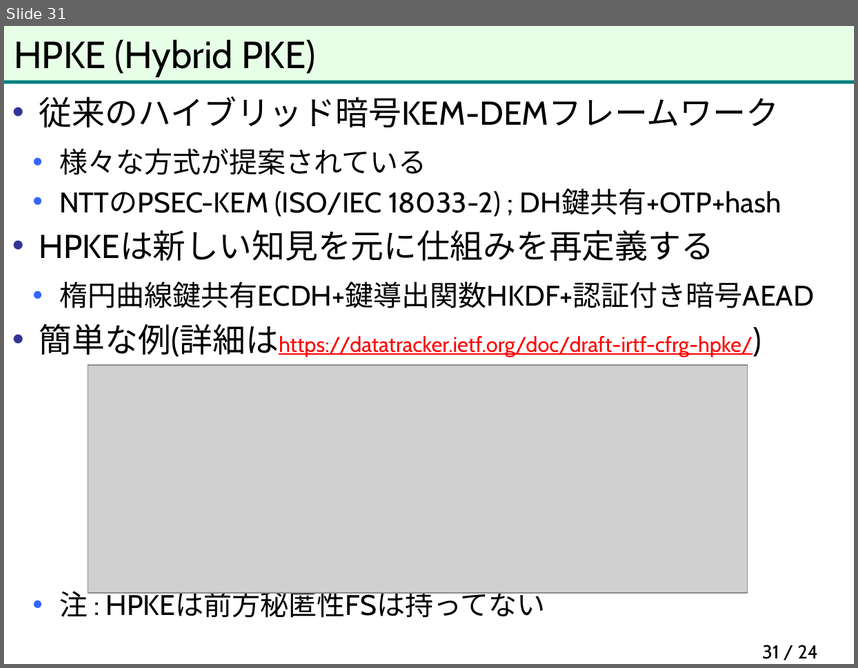
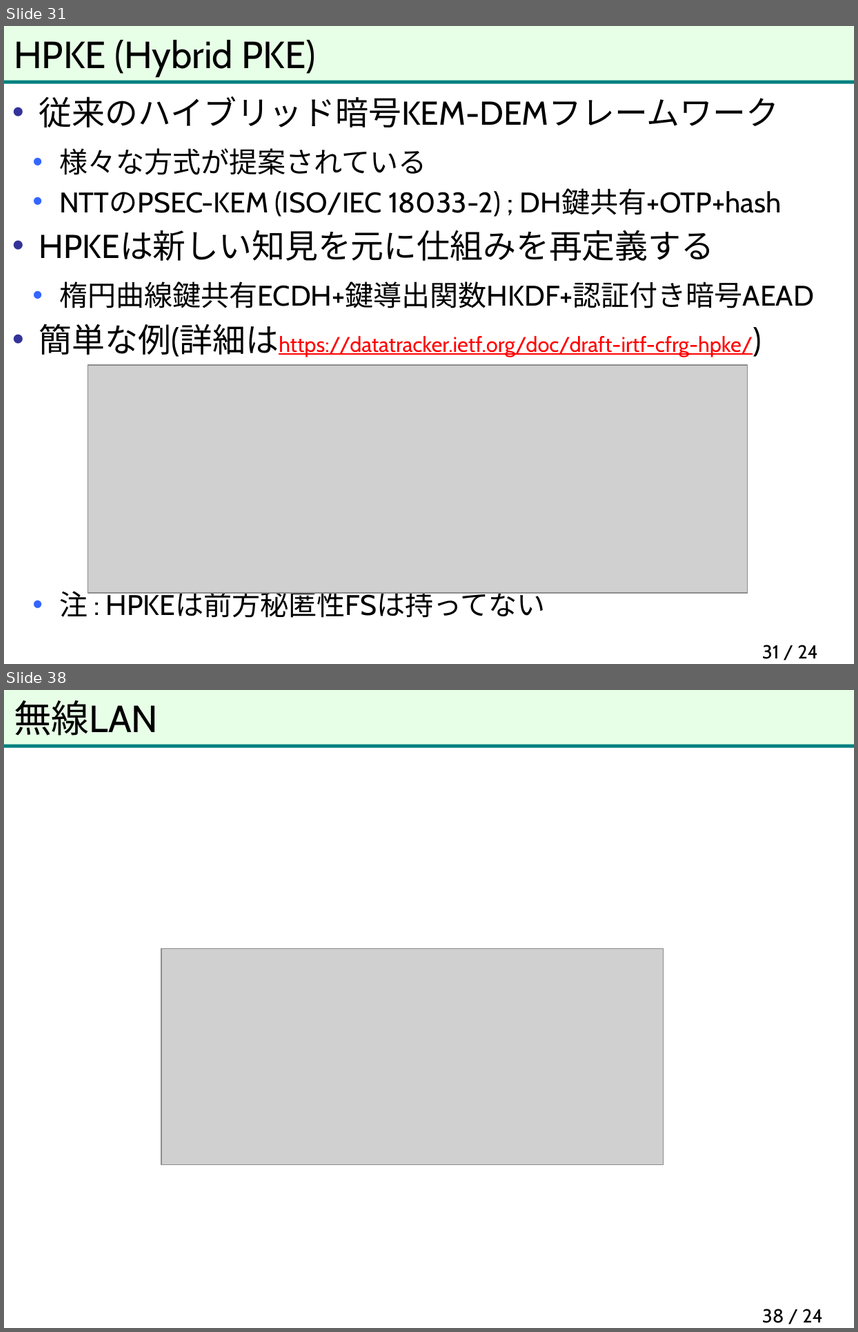
Before and after one commit to herumi/anninbon, a slide deck: lec/anninbon9.pptx. Shown one above the other, each under a label of ours: slide 31 before the commit, slides 31 and 38 after it; the slides between them are not shown. The pictures are 858x668 and 858x1332 pixels, drawn with LibreOffice and Linux fonts; fonts in the diff are those of the drawing; grey boxes stand for pictures; background and template pictures are left out. Boxes give left, top, right and bottom in pixels: in the first picture for what was removed or moved away, otherwise in the second. Text is boxed around its words. In the diff, an @@ line names an element or a change of style, - is before the commit and + after.

```diff
--- a/lec/anninbon9.pptx
+++ b/lec/anninbon9.pptx
@@ slide 38 added at [4,690,854,1328], background picture (left out); not listed: 2 template elements that a slide beside it also shows @@
@@ title added at [14,700,158,736], 32 pt, text #000000 @@
+無線LAN
@@ picture added at [161,949,664,1164] @@
@@ page number added at [762,1308,823,1323], 16 pt, text #000000 @@
+38 / 24
```
Also in this commit, not shown: 12 other slides added.
